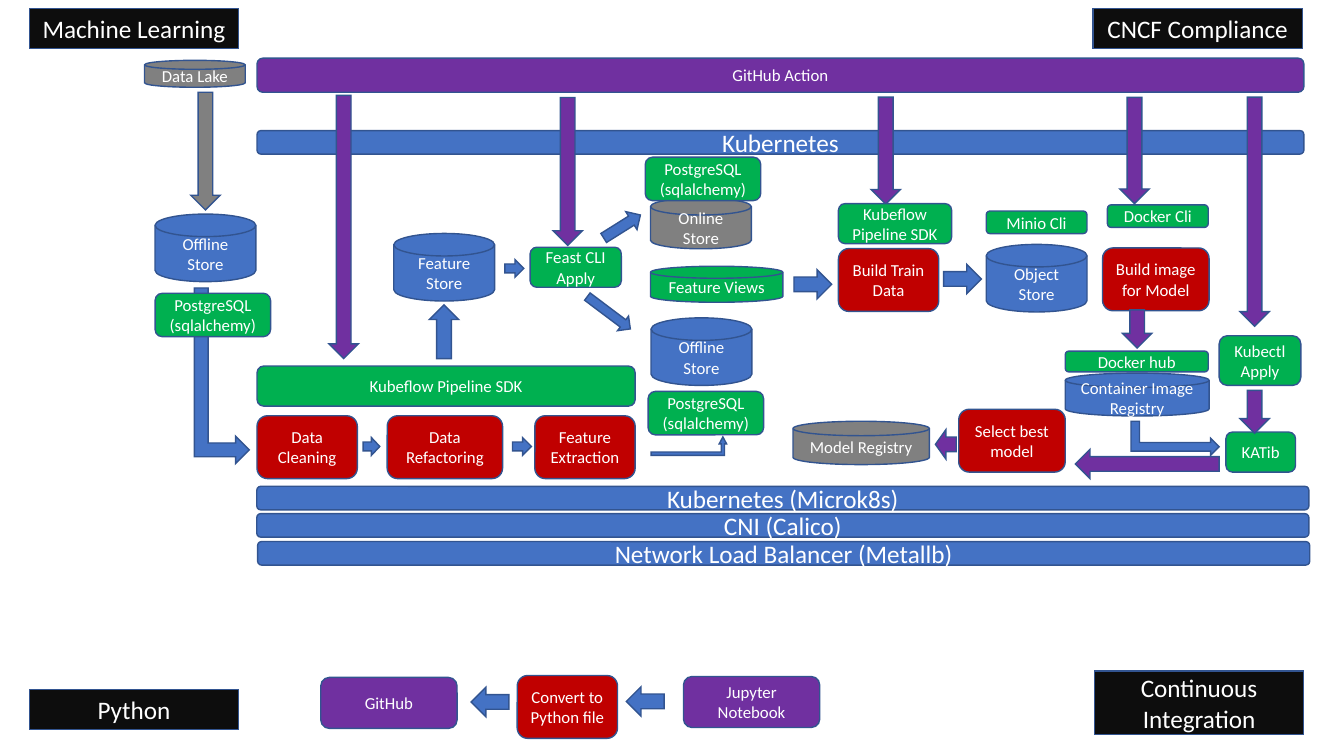
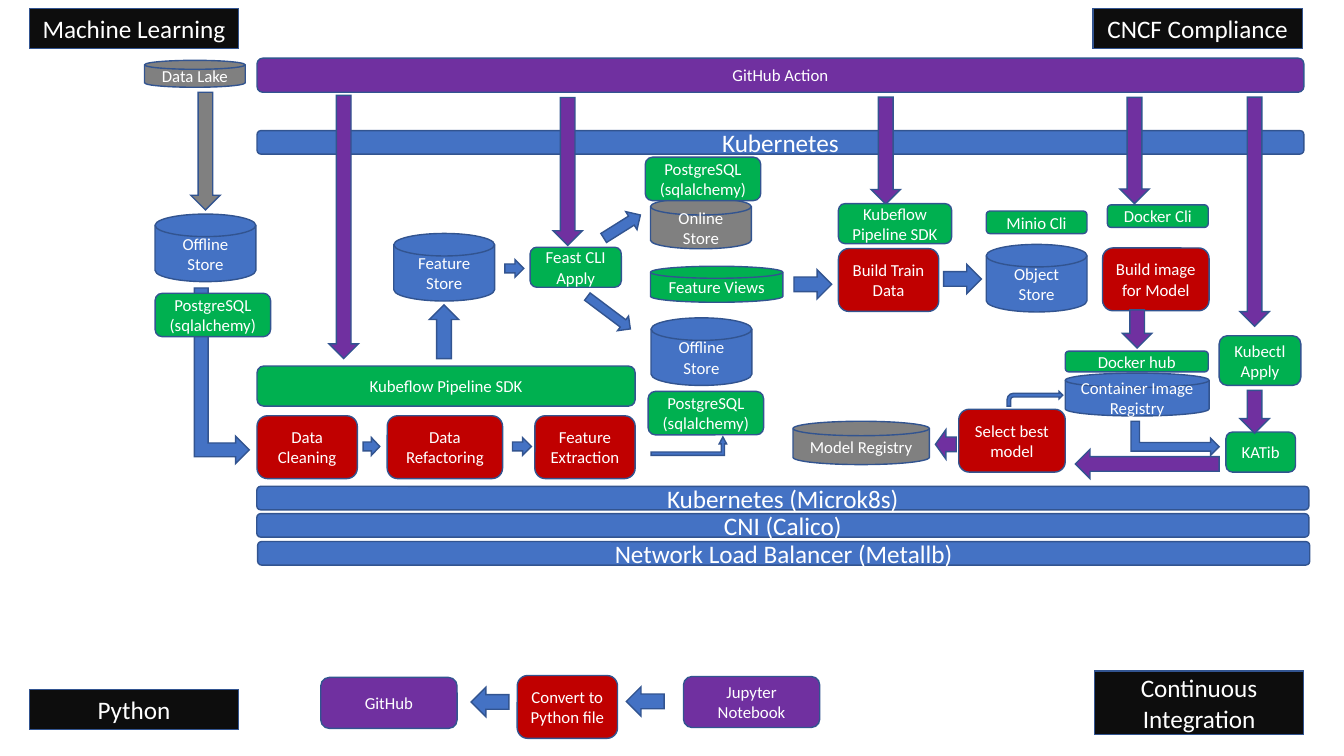
Before and after one commit to majinet/ml_workflow, a slide deck: slide 2 of Overall_Arch.pptx. Drawn at 1344x756 pixels with LibreOffice and Linux fonts; fonts in the diff are those of the drawing. Boxes give left, top, right and bottom in pixels: in the first picture for what was removed or moved away, otherwise in the second. Text is boxed around its words. In the diff, an @@ line names an element or a change of style, - is before the commit and + after.

```diff
--- a/Overall_Arch.pptx
+++ b/Overall_Arch.pptx
@@ bent arrow added at [1007,391,1063,406], fill #4472C4, outline #325491 1 pt @@
```
Also in this commit, not shown: 1 other file.
